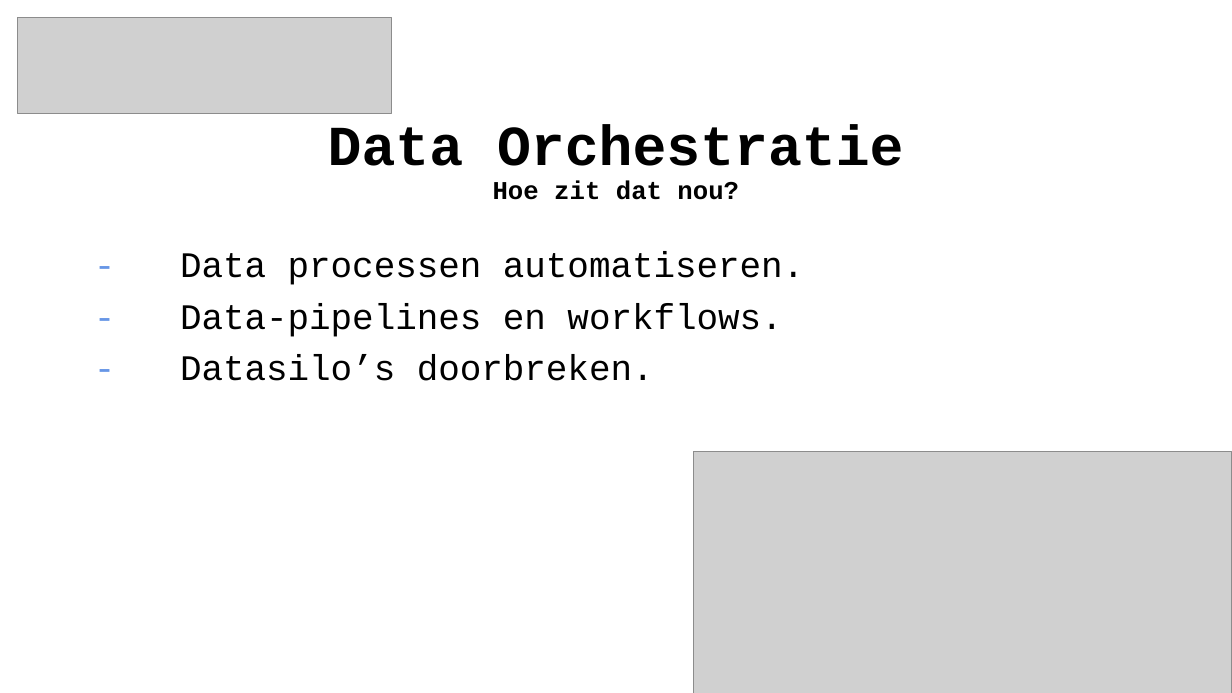
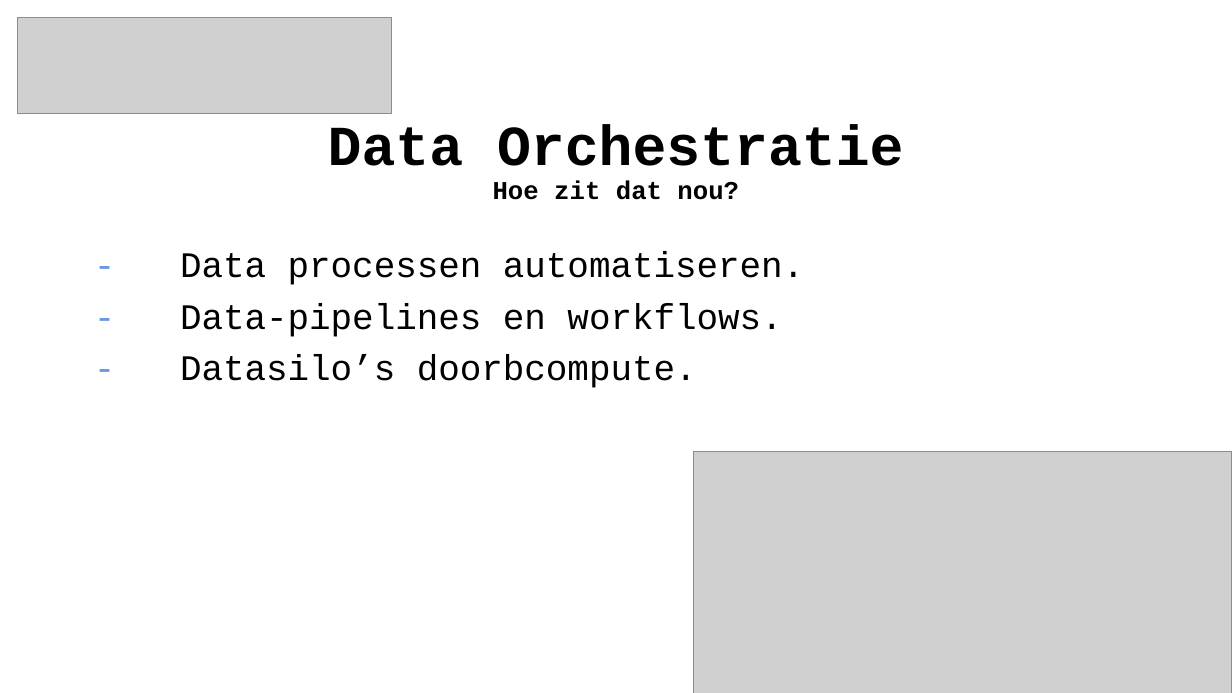
Before and after one commit to wortell-smart-learning/Synapse-Pipelines-Training, a slide deck: slide 7 of Sildes/Azure Data Factory Fundamentals Dag 1.pptx. Drawn at 1232x693 pixels with LibreOffice and Linux fonts; fonts in the diff are those of the drawing; grey boxes stand for pictures; background and template pictures are left out. Boxes give left, top, right and bottom in pixels: in the first picture for what was removed or moved away, otherwise in the second. Text is boxed around its words. In the diff, an @@ line names an element or a change of style, - is before the commit and + after.

```diff
--- a/Sildes/Azure Data Factory Fundamentals Dag 1.pptx
+++ b/Sildes/Azure Data Factory Fundamentals Dag 1.pptx
@@ text at [180, 355, 697, 388]: text changed @@
-- Datasilo’s doorbreken.
+- Datasilo’s doorbcompute.
```
Also in this commit, not shown: 1 other file.
